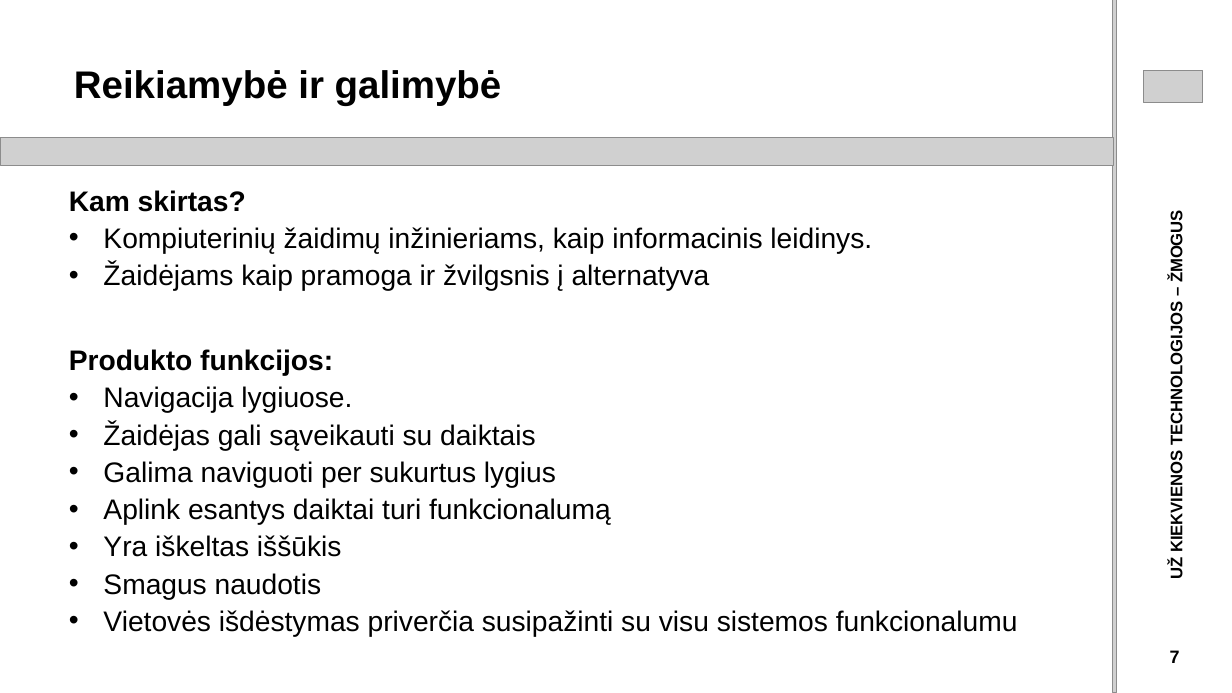
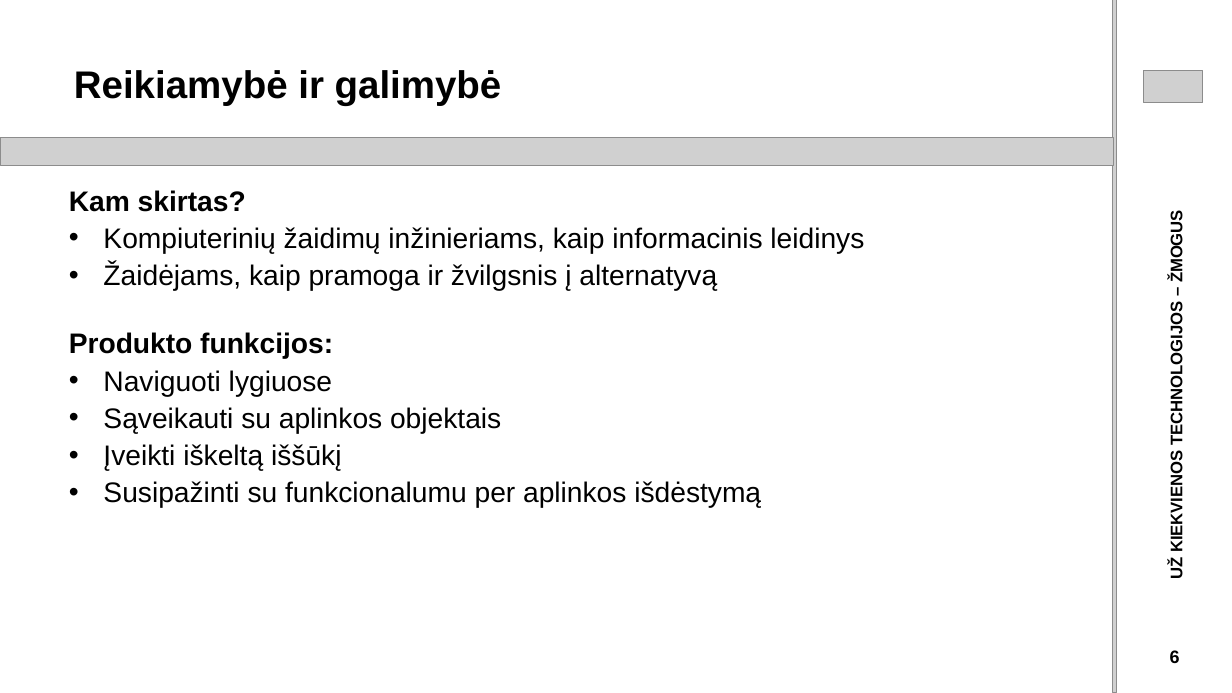
Before and after one commit to CoffeeLexer/Caecitas, a slide deck: slide 6 of Skaidres.pptx (slide 7 before the commit). Drawn at 1232x693 pixels with LibreOffice and Linux fonts; fonts in the diff are those of the drawing; grey boxes stand for pictures. Boxes give left, top, right and bottom in pixels: in the first picture for what was removed or moved away, otherwise in the second. Text is boxed around its words. In the diff, an @@ line names an element or a change of style, - is before the commit and + after.

```diff
--- a/Skaidres.pptx
+++ b/Skaidres.pptx
@@ text at (103, 227, 864, 291): text changed @@
-• Kompiuterinių žaidimų inžinieriams, kaip informacinis leidinys.
-• Žaidėjams kaip pramoga ir žvilgsnis į alternatyva
+• Kompiuterinių žaidimų inžinieriams, kaip informacinis leidinys
+• Žaidėjams, kaip pramoga ir žvilgsnis į alternatyvą
@@ text at (103, 370, 761, 508): text changed @@
-• Navigacija lygiuose.
-• Žaidėjas gali sąveikauti su daiktais
-• Galima naviguoti per sukurtus lygius
-• Aplink esantys daiktai turi funkcionalumą
-• Yra iškeltas iššūkis
-• Smagus naudotis
-• Vietovės išdėstymas priverčia susipažinti su visu sistemos funkcionalumu
+• Naviguoti lygiuose
+• Sąveikauti su aplinkos objektais
+• Įveikti iškeltą iššūkį
+• Susipažinti su funkcionalumu per aplinkos išdėstymą
@@ page number at (1170, 650, 1180, 663): text changed @@
-7
+6
```
Also in this commit, not shown: 11 other slides changed, 2 slides added, 2 slides removed.
